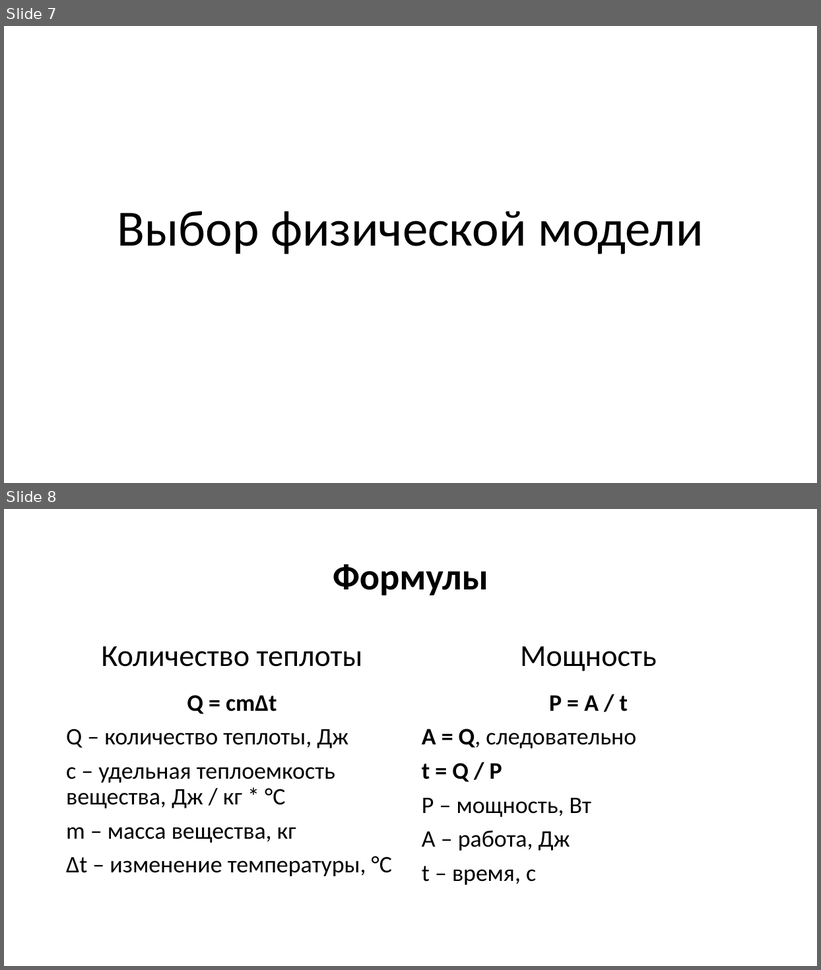
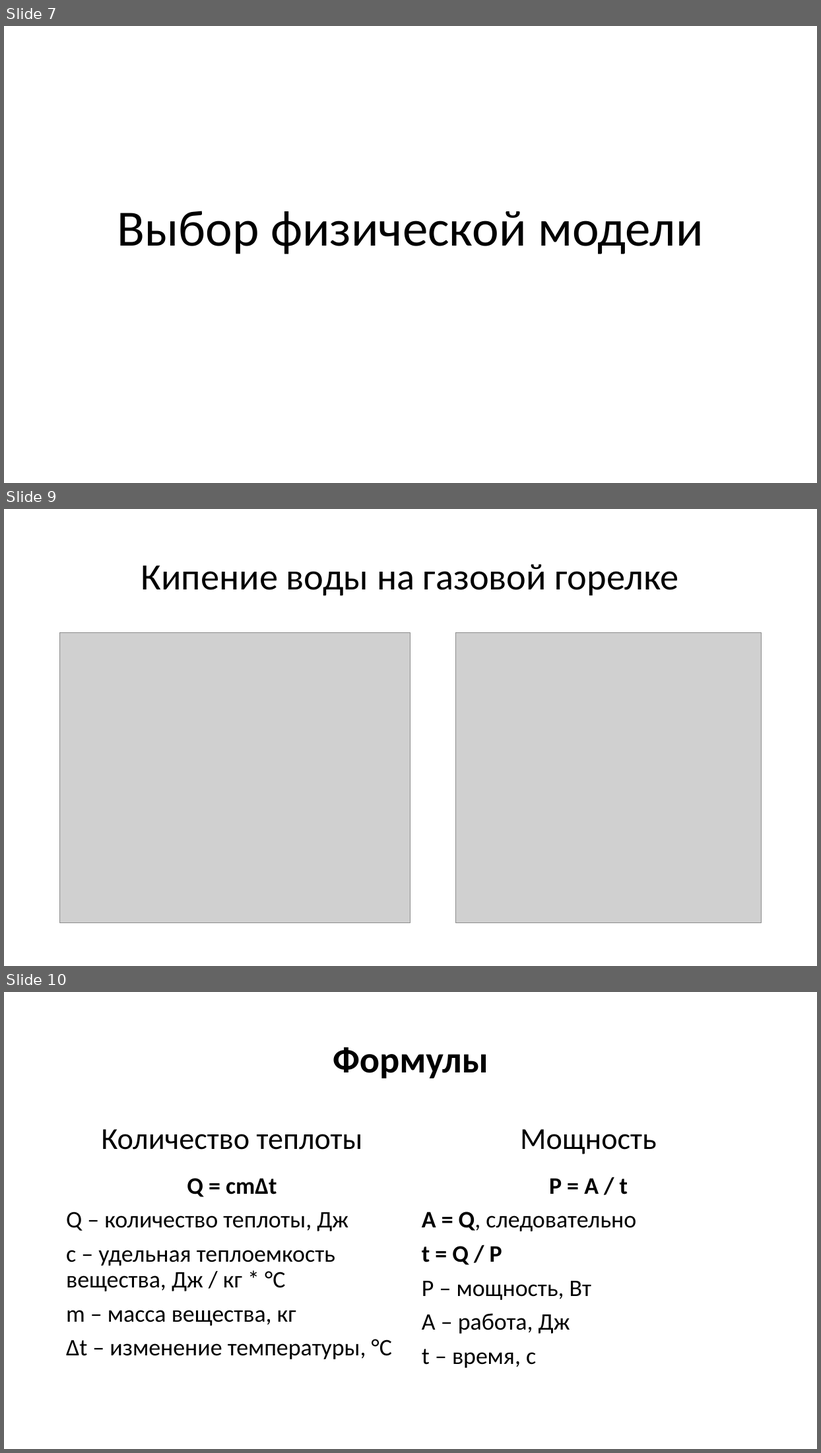
Before and after one commit to cherenuk/modeling, a slide deck: info/Моделирование.pptx. Shown one above the other, each under a label of ours: slides 7 and 8 before the commit, slides 7, 9 and 10 after it; the slides between them are not shown. The pictures are 821x970 and 821x1453 pixels, drawn with LibreOffice and Linux fonts; fonts in the diff are those of the drawing; grey boxes stand for pictures; background and template pictures are left out. Boxes give left, top, right and bottom in pixels: in the first picture for what was removed or moved away, otherwise in the second. Text is boxed around its words. In the diff, an @@ line names an element or a change of style, - is before the commit and + after.

```diff
--- a/info/Моделирование.pptx
+++ b/info/Моделирование.pptx
@@ slide 9 added at (x1=4, y1=509, x2=817, y2=966), background picture (left out) @@
@@ title added at (x1=141, y1=564, x2=679, y2=596), 44 pt, text #000000 @@
+Кипение воды на газовой горелке
@@ picture added at (x1=60, y1=633, x2=411, y2=923) @@
@@ picture added at (x1=456, y1=633, x2=762, y2=923) @@
@@ what was slide 8 is now slide 10 @@
```
Also in this commit, not shown: 3 slides changed, 4 other slides added.
